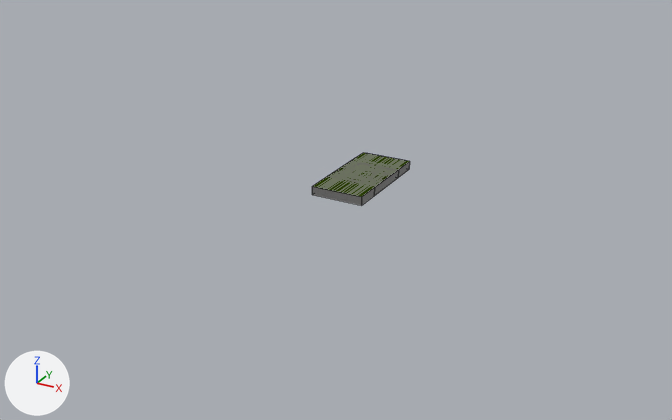
An edit to the Blender file RedFortress2/MultiPassRendering/res/model/ground/stage_grounds.blend, drawn before and after from the same camera.
Camera for both pictures: a 50 mm camera at (880.0, -1722.0, 758.0) aimed at (-38.0, -54.0, -76.0). Arrows for +X, +Y and +Z are at lower left; the lights stay in place. The older version comes first. Mesh edges are drawn as thin lines on the coarser meshes.
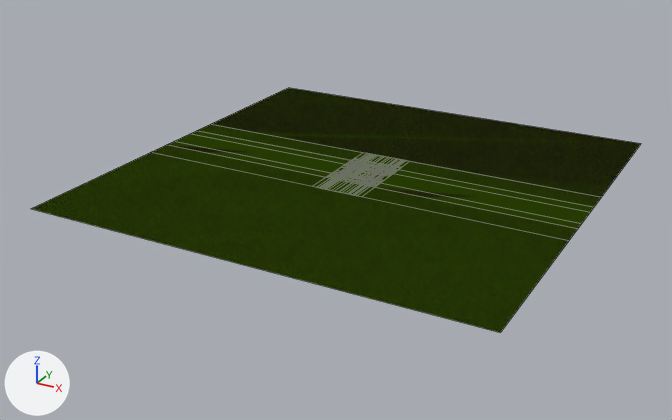
Patch to the scene script:
```diff
--- a/RedFortress2/MultiPassRendering/res/model/ground/stage_grounds.blend.py
+++ b/RedFortress2/MultiPassRendering/res/model/ground/stage_grounds.blend.py
@@ me_stagevisualgroundworld4geo @@
+me_stagevisualgroundworld4geo.from_pydata(...)  # 16 vertices, 4 faces; spans x -500.0..500.0, y -500.0..500.0, z 0.0
+me_stagevisualgroundworld4geo.materials.append(mat_stagegroundtopworld4)  # picture img_world4_png
@@ me_stagevisualgroundworld2geo @@
+me_stagevisualgroundworld2geo.from_pydata(...)  # 16 vertices, 4 faces; spans x -500.0..500.0, y -500.0..500.0, z 0.0
+me_stagevisualgroundworld2geo.materials.append(mat_stagegroundtopworld2)  # picture img_world2_png
@@ me_stagevisualgroundworld1geo @@
+me_stagevisualgroundworld1geo.from_pydata(...)  # 16 vertices, 4 faces; spans x -500.0..500.0, y -500.0..500.0, z 0.0
+me_stagevisualgroundworld1geo.materials.append(mat_stagegroundtopworld1)  # picture img_world1_png
@@ ob_stagevisualgroundworld4 @@
+ob_stagevisualgroundworld4 = bpy.data.objects.new('StageVisualGroundWorld4', me_stagevisualgroundworld4geo)
+ob_stagevisualgroundworld4.location = (0.0, 0.0, 0.0)
@@ ob_stagevisualgroundworld2 @@
+ob_stagevisualgroundworld2 = bpy.data.objects.new('StageVisualGroundWorld2', me_stagevisualgroundworld2geo)
+ob_stagevisualgroundworld2.location = (0.0, 0.0, 0.0)
@@ ob_stagevisualgroundworld1 @@
+ob_stagevisualgroundworld1 = bpy.data.objects.new('StageVisualGroundWorld1', me_stagevisualgroundworld1geo)
+ob_stagevisualgroundworld1.location = (0.0, 0.0, 0.0)
```

Pixel boxes (x1, y1, x2, y2) of what changed, in the pictures (672 x 420 px):
'StageVisualGroundWorld4', added (green)
    after: (32, 88, 639, 333)
'StageVisualGroundWorld2', added (green)
    after: (31, 88, 641, 333)
'StageVisualGroundWorld1', added
    after: (34, 88, 639, 332)
